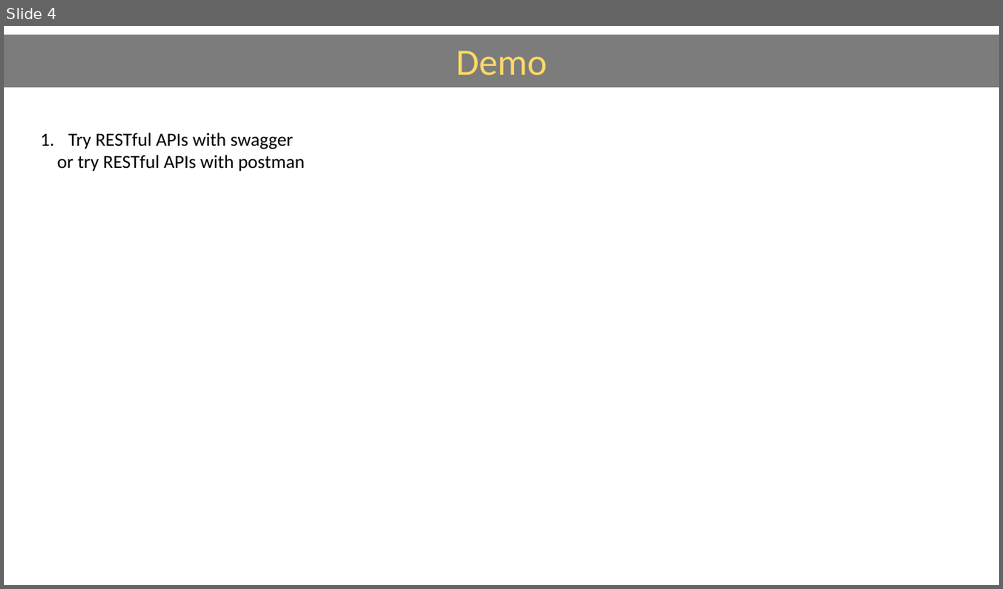
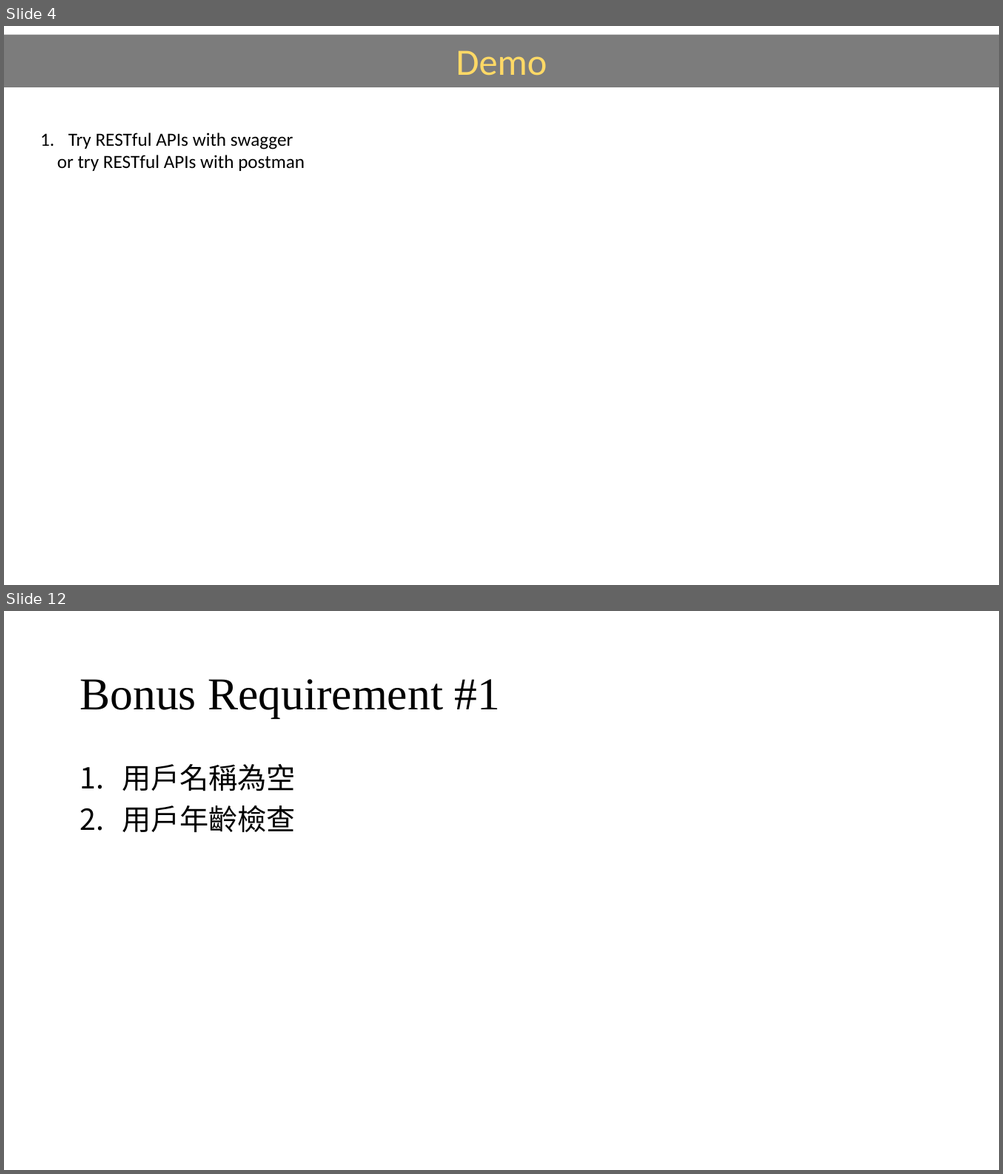
Before and after one commit to Teng91/RESTful-server-with-APIs, a slide deck: SW2_Backend_Handson_Practice_v3.pptx. Shown one above the other, each under a label of ours: slide 4 before the commit, slides 4 and 12 after it; the slides between them are not shown. The pictures are 1003x589 and 1003x1174 pixels, drawn with LibreOffice and Linux fonts; fonts in the diff are those of the drawing. Boxes give left, top, right and bottom in pixels: in the first picture for what was removed or moved away, otherwise in the second. Text is boxed around its words. In the diff, an @@ line names an element or a change of style, - is before the commit and + after.

```diff
--- a/SW2_Backend_Handson_Practice_v3.pptx
+++ b/SW2_Backend_Handson_Practice_v3.pptx
@@ slide 12 added at box(4, 611, 999, 1170), background #FFFFFF @@
@@ title added at box(79, 679, 500, 718), 44 pt, text #000000 @@
+Bonus Requirement #1
@@ text added at box(122, 764, 296, 832), 28 pt, text #000000 @@
+1. 用戶名稱為空
+2. 用戶年齡檢查
```
Also in this commit, not shown: 2 slides changed, 10 other slides added, 6 slides removed, 5 other files.
